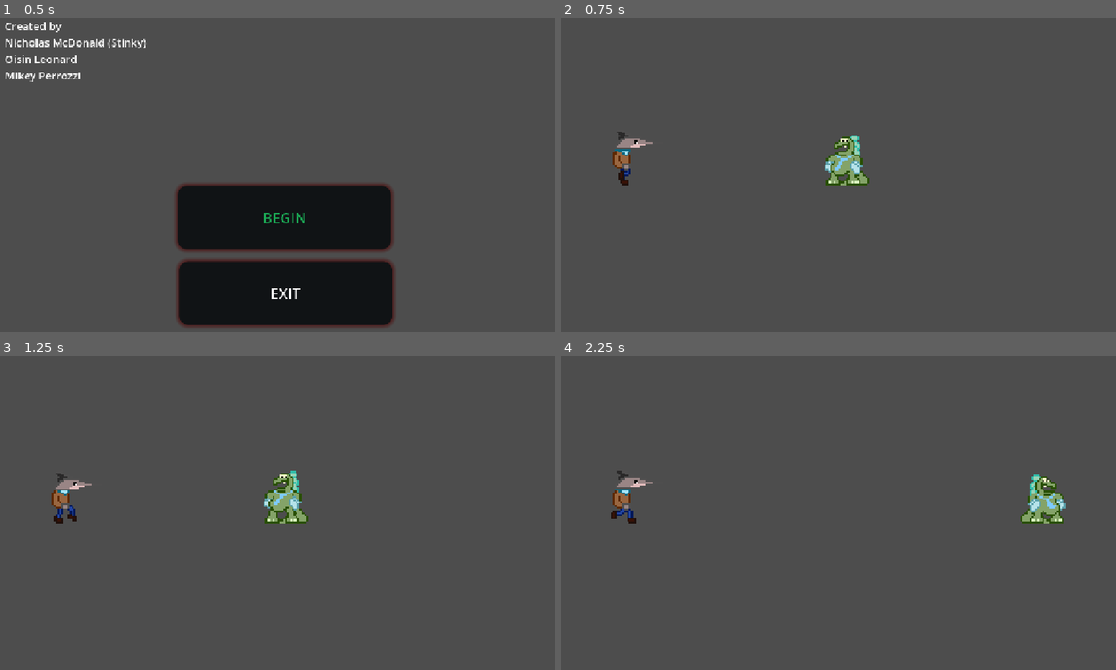
Above: before the commit, frames 1-4 (two rows, left to right).
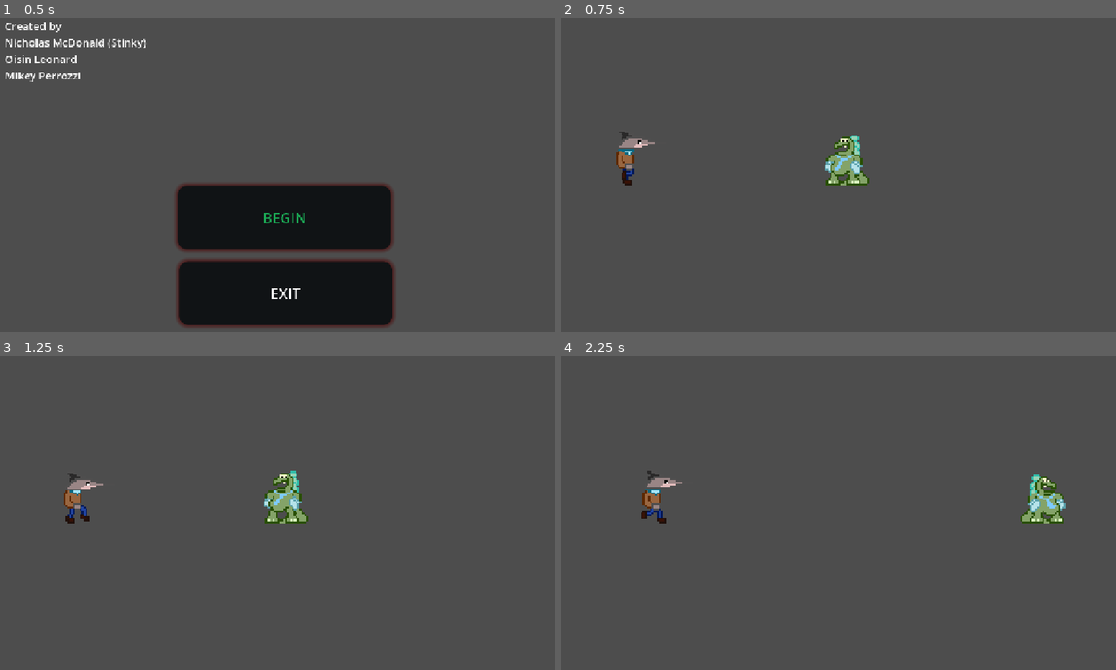
Above: after the commit, the same moments.

Repository: MikeyPerrozzi/Going-Down-
Game: Godot game, scene res://scenes/title screen.tscn
Two runs of this game, one before a commit and one after it. Both use one fixed random seed, a clock stepped at 60 frames per second and the inputs below.
Inputs:
- Up to frame 1 (0.5 s): no input
- Up to frame 2 (0.75 s): click "BEGIN" at 0.5 s
- Up to frame 3 (1.25 s): no input
- Up to frame 4 (2.25 s): hold D (move_right) 1.28-2.03 s; hold S (move_down) from 2.03 s (still down)

Frame 1 is identical in both runs. In frame 2, 0.3% of the frame differs, in the area x 9-17%, y 36-54%; in frame 3, 0.7%; in frame 4, 0.9%, in the area x 9-22%, y 36-54%.

Commit message:
Gave the fish its legs

Diff:
--- /dev/null
+++ b/going-down--/scenes/swordfish_enemy.gd
@@ -0,0 +1,18 @@
+extends Node2D
+
+var speed = 10
+var direction = 1.0
+
+# Called when the node enters the scene tree for the first time.
+func _ready() -> void:
+	pass # Replace with function body.
+
+
+# Called every frame. 'delta' is the elapsed time since the previous frame.
+func _process(delta: float) -> void:
+	position.x += speed * direction * delta
+
+	if position.x > 2:
+		direction = 1.0
+	elif position.x < 2:
+		direction = 1.0
--- a/going-down--/scenes/swordfish_enemy.tscn
+++ b/going-down--/scenes/swordfish_enemy.tscn
@@ -1,6 +1,7 @@
 [gd_scene format=3 uid="uid://4i80d2psqmtc"]
 
 [ext_resource type="Texture2D" uid="uid://c3i6uaabqp8fc" path="res://assets/Swordfish_Walk-Sheet.png" id="1_47rt0"]
+[ext_resource type="Script" uid="uid://tmq231idf1hi" path="res://scenes/swordfish_enemy.gd" id="1_mw1fo"]
 [ext_resource type="PackedScene" uid="uid://dgjv4g6akyhq3" path="res://scenes/danger_zone.tscn" id="2_mw1fo"]
 
 [sub_resource type="AtlasTexture" id="AtlasTexture_mw1fo"]
@@ -43,6 +44,7 @@
 size = Vector2(22, 18)
 
 [node name="swordfish_enemy" type="Node2D" unique_id=616288120]
+script = ExtResource("1_mw1fo")
 
 [node name="AnimatedSprite2D" type="AnimatedSprite2D" parent="." unique_id=1370924272]
 sprite_frames = SubResource("SpriteFrames_g4v7s")
Not shown, added: going-down--/scenes/swordfish_enemy.gd.uid
